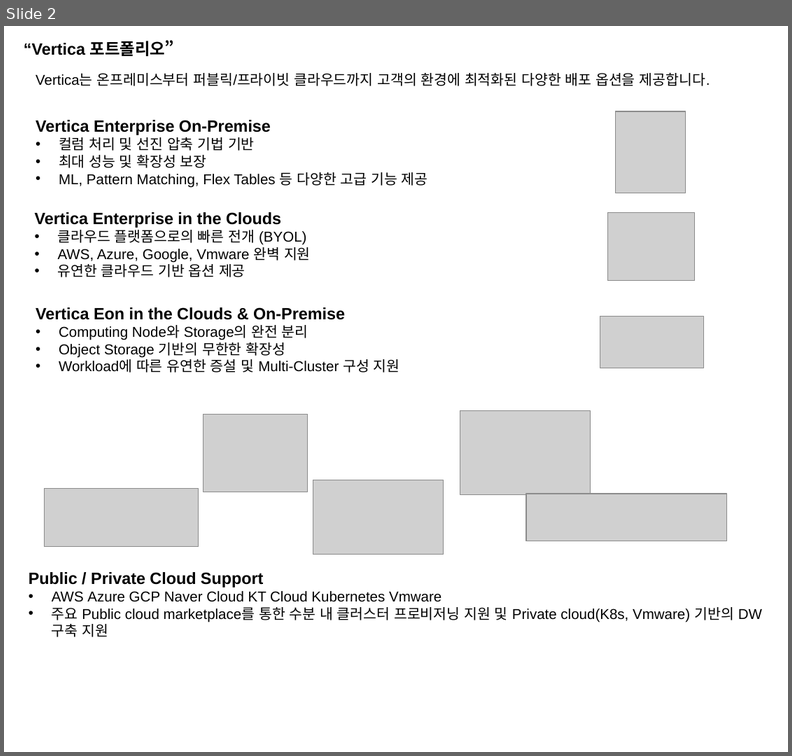
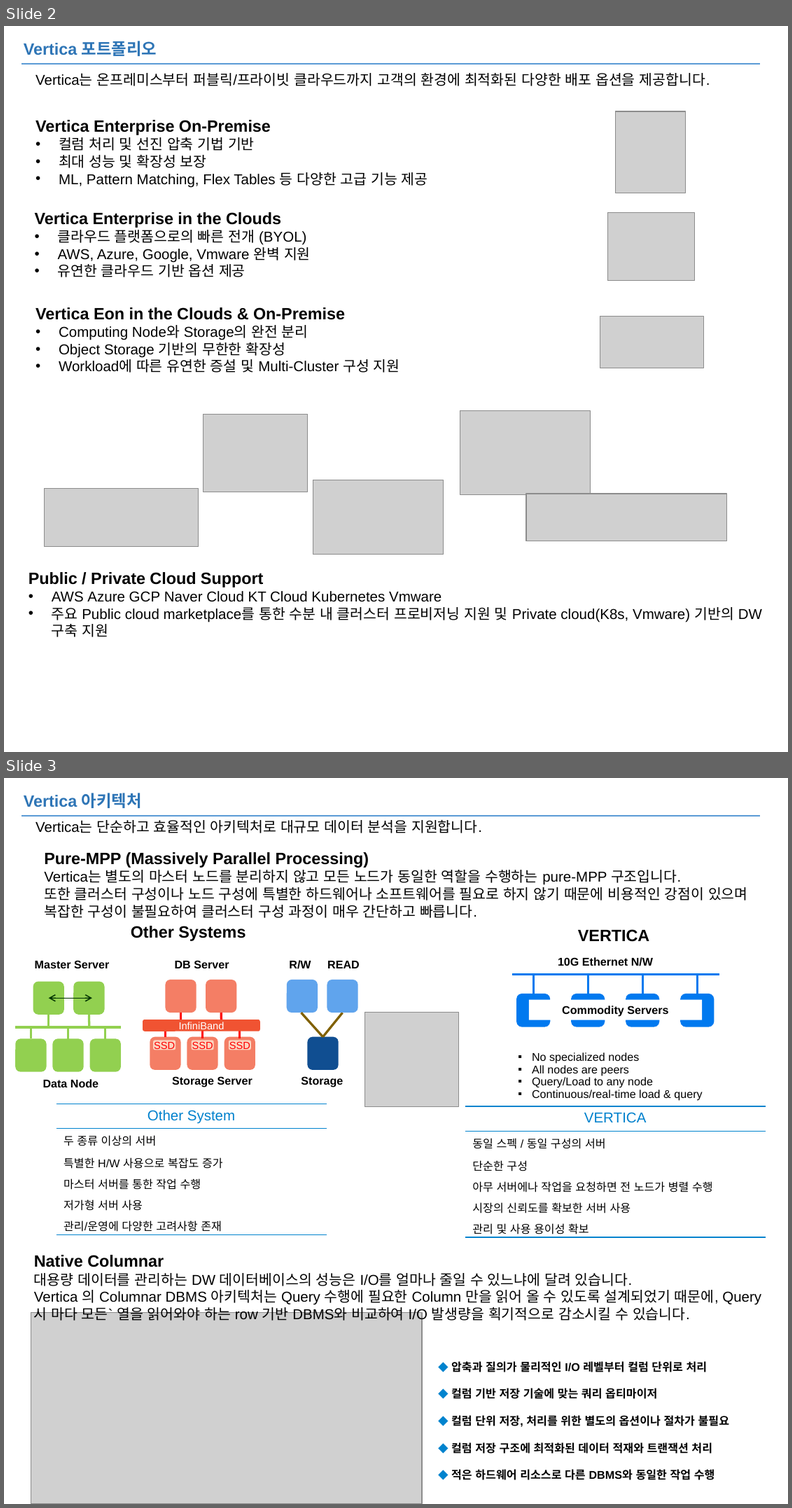
Before and after one commit to JIN0326/vertica_blog, a slide deck: 99ref/blog.pptx. Shown one above the other, each under a label of ours: slide 2 before the commit, slides 2 and 3 after it. The pictures are 792x756 and 792x1508 pixels, drawn with LibreOffice and Linux fonts; fonts in the diff are those of the drawing; grey boxes stand for pictures. Boxes give left, top, right and bottom in pixels: in the first picture for what was removed or moved away, otherwise in the second. Text is boxed around its words. In the diff, an @@ line names an element or a change of style, - is before the commit and + after.

```diff
--- a/99ref/blog.pptx
+++ b/99ref/blog.pptx
@@ slide 3 added at [4,778,788,1504], background #FFFFFF @@
@@ text added at [24,793,142,808], 16 pt, text #2E75B6, bold @@
+Vertica 아키텍처
@@ line added from (22, 816) to (760, 816), #5B9BD5 1.5 pt @@
@@ text added at [35,820,482,833], 14 pt, text #000000 @@
+Vertica는 단순하고 효율적인 아키텍처로 대규모 데이터 분석을 지원합니다.
@@ text added at [44,852,748,918], 14 pt, text #000000 @@
+Pure-MPP (Massively Parallel Processing)
+Vertica는 별도의 마스터 노드를 분리하지 않고 모든 노드가 동일한 역할을 수행하는 pure-MPP 구조입니다.
+또한 클러스터 구성이나 노드 구성에 특별한 하드웨어나 소프트웨어를 필요로 하지 않기 때문에 비용적인 강점이 있으며 복잡한 구성이 불필요하여 클러스터 구성 과정이 매우 간단하고 빠릅니다.
@@ group added at [15,926,360,1087]: 17 rounded rectangles, 13 lines, 8 texts, 1 double arrow @@
+DB Server
+Storage Server
+InfiniBand
+SSD
+SSD
+SSD
+Master Server
+Data Node
+R/W
+Storage
+READ
+Other Systems
@@ group added at [512,929,719,1101]: 5 lines, 4 rounded rectangles, 3 texts, 1 rectangle @@
+10G Ethernet N/W
+Commodity Servers
+▪ No specialized nodes
+▪ All nodes are peers
+▪ Query/Load to any node
+▪ Continuous/real-time load & query
+VERTICA
@@ picture added at [364,1012,459,1107] @@
@@ table added at [56,1104,327,1234], 6 rows, 1 columns @@
+Other System
+두 종류 이상의 서버
+특별한 H/W 사용으로 복잡도 증가
+마스터 서버를 통한 작업 수행
+저가형 서버 사용
+관리/운영에 다양한 고려사항 존재
@@ table added at [465,1106,765,1237], 6 rows, 1 columns @@
+VERTICA
+동일 스펙 / 동일 구성의 서버
+단순한 구성
+아무 서버에나 작업을 요청하면 전 노드가 병렬 수행
+시장의 신뢰도를 확보한 서버 사용
+관리 및 사용 용이성 확보
@@ text added at [34,1255,761,1323], 14 pt, text #000000 @@
+Native Columnar
+대용량 데이터를 관리하는 DW 데이터베이스의 성능은 I/O를 얼마나 줄일 수 있느냐에 달려 있습니다.
+Vertica 의 Columnar DBMS 아키텍처는 Query 수행에 필요한 Column 만을 읽어 올 수 있도록 설계되었기 때문에, Query 시 마다 모든` 열을 읽어와야 하는 row 기반 DBMS와 비교하여 I/O 발생량을 획기적으로 감소시킬 수 있습니다.
@@ picture added at [31,1312,421,1503] @@
@@ text added at [451,1361,730,1480], 11 pt, text #000000, bold @@
+  ◆ 압축과 질의가 물리적인 I/O 레벨부터 컬럼 단위로 처리
+  ◆ 컬럼 기반 저장 기술에 맞는 쿼리 옵티마이저
+  ◆ 컬럼 단위 저장, 처리를 위한 별도의 옵션이나 절차가 불필요
+  ◆ 컬럼 저장 구조에 최적화된 데이터 적재와 트랜잭션 처리
+  ◆ 적은 하드웨어 리소스로 다른 DBMS와 동일한 작업 수행
@@ slide 2 changed as well @@
@@ text at [24,41,157,56]: text changed; text colour #000000 to #2E75B6 @@
-“Vertica 포트폴리오”
+Vertica 포트폴리오
@@ line added from (22, 64) to (760, 64), #5B9BD5 1.5 pt @@
```
Also in this commit, not shown: 1 other slide changed, 2 other slides added, 3 other files.
